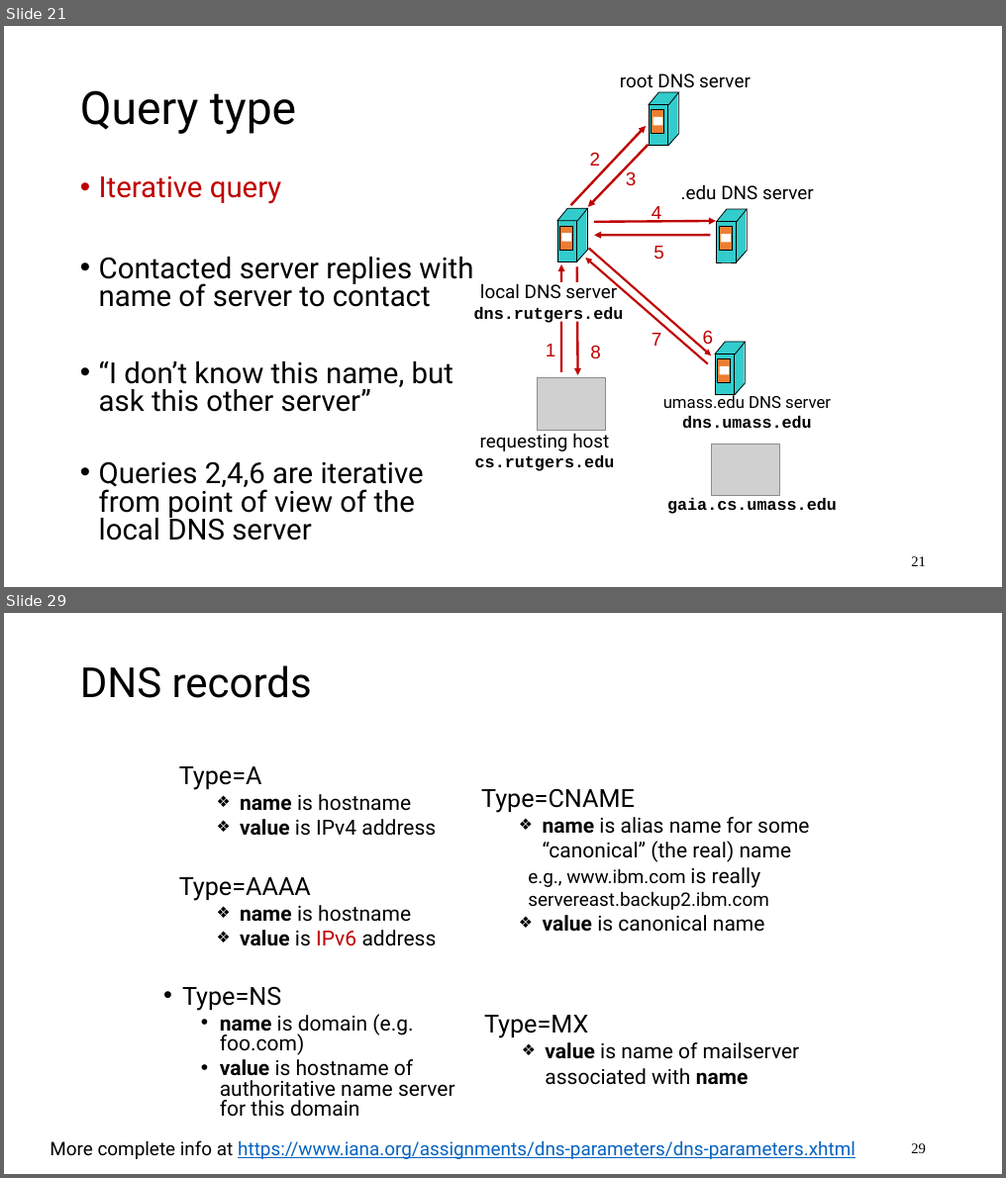
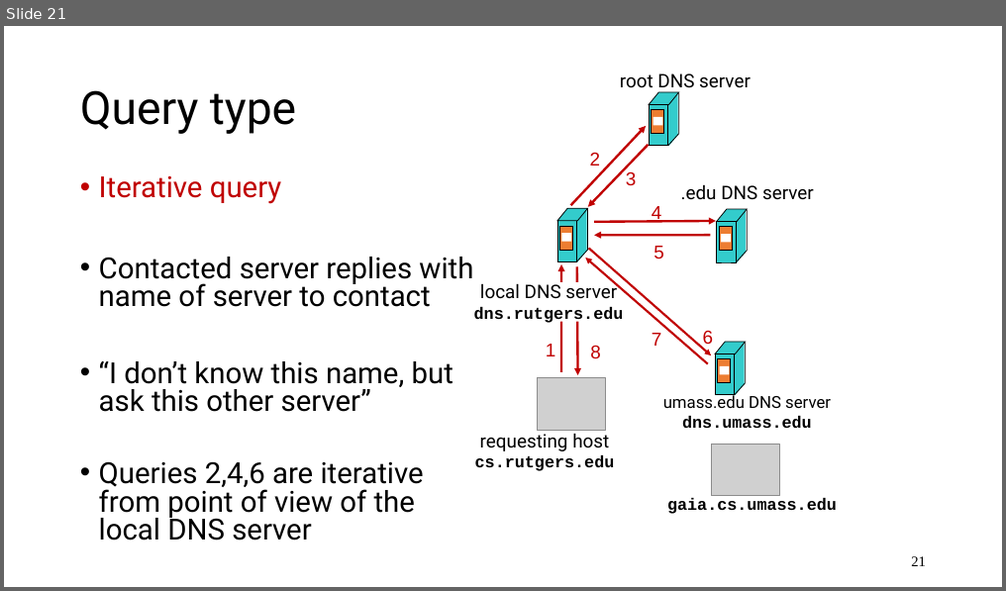
Before and after one commit to ngsrinivas/coursegen, a slide deck: ex/352-F24/staging/352-F24/lectures/04-app-dns.pptx. Shown one above the other, each under a label of ours: slides 21 and 29 before the commit, slide 21 after it; the slides between them are not shown. The pictures are 1006x1178 and 1006x591 pixels, drawn with LibreOffice and Linux fonts; fonts in the diff are those of the drawing; grey boxes stand for pictures. Boxes give left, top, right and bottom in pixels: in the first picture for what was removed or moved away, otherwise in the second. Text is boxed around its words. In the diff, an @@ line names an element or a change of style, - is before the commit and + after.

Commit message:
Add lecture 5 DNS/HTTP

```diff
--- a/ex/352-F24/staging/352-F24/lectures/04-app-dns.pptx
+++ b/ex/352-F24/staging/352-F24/lectures/04-app-dns.pptx
@@ slide 29 removed at <box>4,613,1002,1174</box>, background #FFFFFF @@
@@ title removed at <box>80,665,312,698</box> @@
-DNS records
@@ text removed at <box>179,766,436,836</box> @@
-Type=A
-  ❖ name is hostname
-  ❖ value is IPv4 address
@@ text removed at <box>481,789,809,932</box> @@
-Type=CNAME
-  ❖ name is alias name for some “canonical” (the real) name
-  e.g., www.ibm.com is really
-  servereast.backup2.ibm.com
-  ❖ value is canonical name
@@ text removed at <box>179,877,437,947</box> @@
-Type=AAAA
-  ❖ name is hostname
-  ❖ value is IPv6 address
@@ text removed at <box>182,987,455,1117</box> @@
-• Type=NS
-  • name is domain (e.g. foo.com)
-  • value is hostname of authoritative name server for this domain
@@ text removed at <box>484,1015,800,1085</box> @@
-Type=MX
-  ❖ value is name of mailserver associated with name
@@ text removed at <box>50,1141,855,1159</box> @@
-More complete info at https://www.iana.org/assignments/dns-parameters/dns-parameters.xhtml
@@ page number removed at <box>911,1144,926,1154</box> @@
-29
```
Also in this commit, not shown: 10 other slides removed, 4 other files.
